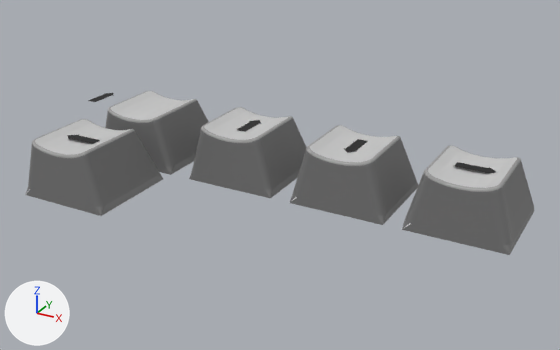
Two versions of the glTF model public/misc/keycaps.gltf, one commit apart.
The view is the same before and after, from a 50 mm camera at (24.8, -41.4, 20.5) aimed at (3.9, -3.3, 1.4). Every picture has the same lights, and +X, +Y and +Z are marked at lower left. Where no turn or scale is listed for an object, it has been applied to the vertices.

Names of what the first picture shows: 'Down_Key', 'Left_Key', 'Right_Key', 'Up_Key', 'key'.
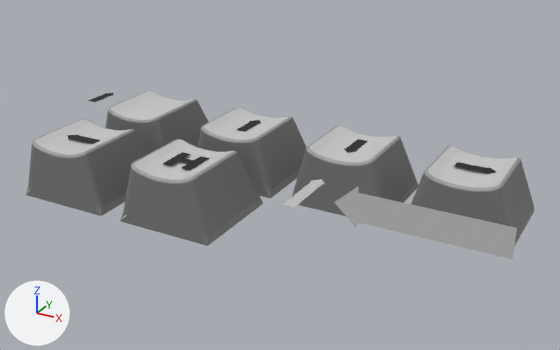
Commit message: arrows and keys

Location of each change, [x1, y1, x2, y2] in pixels of the pictures (560 x 350 px):
```json
{"object": "H_Key", "change": "added", "after": [120, 139, 263, 246], "faces in mat_bottom_004 (grey #797979)": [120, 153, 263, 246], "faces in mat_top_004 (light grey #cbcbcb)": [134, 140, 233, 180], "faces in mat_corners_004 (grey #9d9d9d)": [131, 139, 237, 184], "faces in mat_material_002 (black #000000)": [163, 152, 209, 170]}
{"object": "Left_Arrow", "change": "added", "after": [335, 186, 517, 259]}
{"object": "Dir_Arrow", "change": "added", "after": [282, 179, 325, 207]}
```

Edits to the scene script, one JSON object a line:
```json
{"op": "add", "block": "mat_material_005", "code": ["mat_material_005 = principled_material('Material.005')", "mat_material_005.base_color = (0.546, 0.546, 0.546)  # light grey #c3c3c3"]}
{"op": "add", "block": "mat_material_004", "code": ["mat_material_004 = principled_material('Material.004')", "mat_material_004.base_color = (0.546, 0.546, 0.546)  # light grey #c3c3c3"]}
{"op": "add", "block": "mat_material_002", "code": ["mat_material_002 = principled_material('Material.002')", "mat_material_002.base_color = (0.0, 0.0, 0.0)  # black #000000"]}
{"op": "add", "block": "mat_top_004", "code": ["mat_top_004 = principled_material('TOP.004')", "mat_top_004.base_color = (0.598, 0.598, 0.598)  # light grey #cbcbcb"]}
{"op": "add", "block": "mat_bottom_004", "code": ["mat_bottom_004 = principled_material('bottom.004')", "mat_bottom_004.base_color = (0.192, 0.192, 0.192)  # grey #797979"]}
{"op": "add", "block": "mat_corners_004", "code": ["mat_corners_004 = principled_material('corners.004')", "mat_corners_004.base_color = (0.336, 0.336, 0.336)  # grey #9d9d9d"]}
{"op": "add", "block": "me_plane_008", "code": ["me_plane_008 = bpy.data.meshes.new('Plane.008')", "me_plane_008.from_pydata(...)  # 39 vertices, 37 faces; spans x -5.55..3.73, y 0.0, z -1.21..1.21", "me_plane_008.materials.append(mat_material_005)  # light grey #c3c3c3"]}
{"op": "add", "block": "me_plane_005", "code": ["me_plane_005 = bpy.data.meshes.new('Plane.005')", "me_plane_005.from_pydata(...)  # 39 vertices, 37 faces; spans x -0.51..0.51, y -1.56..2.32, z 0.0", "me_plane_005.materials.append(mat_material_004)  # light grey #c3c3c3"]}
{"op": "add", "block": "me_plane_001", "code": ["me_plane_001 = bpy.data.meshes.new('Plane.001')", "me_plane_001.from_pydata(...)  # 394 vertices, 770 faces; spans x -3.1..3.08, y -3.09..3.09, z -0.42..3.4", "# faces by material slot: [2, 170, 534, 54, 10]", "me_plane_001.materials.append(mat_bottom_004)  # grey #797979", "me_plane_001.materials.append(mat_corners_004)  # grey #9d9d9d", "me_plane_001.materials.append(mat_top_004)  # light grey #cbcbcb", "me_plane_001.materials.append(mat_material_002)  # black #000000"]}
{"op": "add", "block": "ob_left_arrow", "code": ["ob_left_arrow = bpy.data.objects.new('Left_Arrow', me_plane_008)", "ob_left_arrow.location = (15.31, -8.16, 3.0)"]}
{"op": "add", "block": "ob_dir_arrow", "code": ["ob_dir_arrow = bpy.data.objects.new('Dir_Arrow', me_plane_005)", "ob_dir_arrow.location = (7.89, -8.16, 3.0)"]}
{"op": "add", "block": "ob_h_key", "code": ["ob_h_key = bpy.data.objects.new('H_Key', me_plane_001)", "ob_h_key.location = (-0.03, -7.02, 0.0)"]}
```
